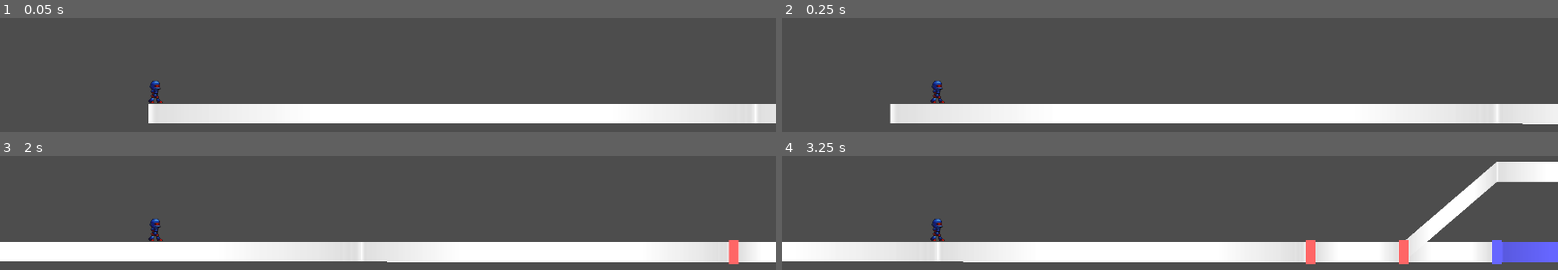
Above: before the commit, frames 1-4 (two rows, left to right).
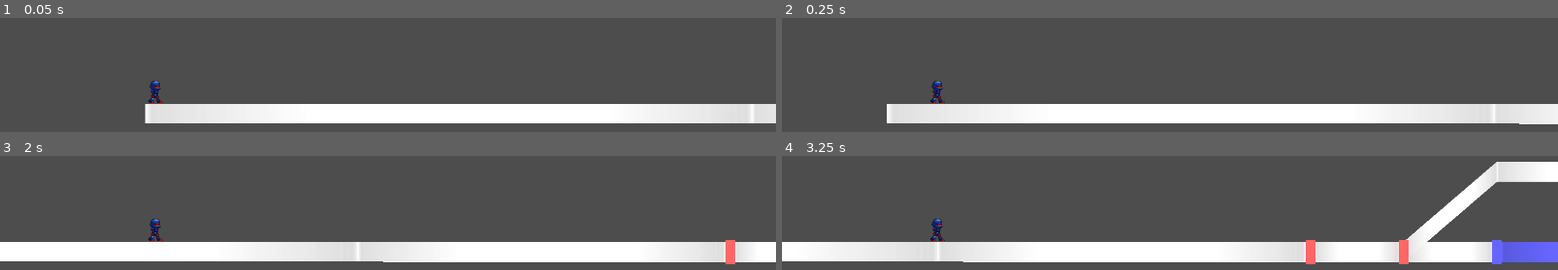
Above: after the commit, the same moments.

Repository: junu192857/Vexatonic-dash-2
Game: Godot game, scene res://Scenes/RhythmScene.tscn
Two runs of this game, one before a commit and one after it. Both use one fixed random seed, a clock stepped at 60 frames per second and the inputs below.
Inputs (mouse positions are in pixels of both pictures, inside the frame that each line leads up to):
- Up to frame 1 (0.05 s): no input
- Up to frame 2 (0.25 s): no input
- Up to frame 3 (2 s): tap Enter at 0.5 s; move the mouse to (558, 230) at 0.52 s; tap A (a) at 0.6 s; click (558, 230) at 0.67 s; tap D (d) at 0.8 s; drag from (outside the picture) to (outside the picture) at 1.27 s
- Up to frame 4 (3.25 s): move the mouse to (1247, 156) at 2.02 s; tap J (j) at 2.1 s; click (1247, 156) at 2.17 s; tap K (k) at 2.3 s; drag from (outside the picture) to (937, 186) at 2.77 s

The runs differ from the first frame. In frame 1, 0.1% of the frame differs, in the area x 18-98%, y 75-93%; in frame 2, 0.1%; in frame 3, 0.3%, in the area x 46-96%, y 73-95%; in frame 4, nothing differs.

Commit message:
롱노트 떼판 관련 버그수정

Diff:
--- a/vexatonic-dash-2/Scripts/Connector.gd
+++ b/vexatonic-dash-2/Scripts/Connector.gd
@@ -64,7 +64,6 @@
 	processed_polygon.z_index = 2
 	add_child(processed_polygon)
 	processed_polygon.visible = false
-	print("Made new polygon")
 
 # from_time~to_time 구간을 PROCESSED_COLORS로 칠함. 자식 Connector에 재귀 적용.
 func paint_range(from_time: float, to_time: float) -> void:
@@ -75,7 +74,6 @@
 
 	var local_start_x = clamp(Setting.get_posx_from_time(from_time - c_start_time), 0.0, data.length)
 	var local_end_x   = clamp(Setting.get_posx_from_time(to_time   - c_start_time), 0.0, data.length)
-	print("Go paint: %f, %f" % [local_start_x, local_end_x])
 	if local_end_x <= local_start_x or data.length <= Setting.EPSILON:
 		processed_polygon.visible = false
 	else:
--- a/vexatonic-dash-2/Scripts/LongNote.gd
+++ b/vexatonic-dash-2/Scripts/LongNote.gd
@@ -43,12 +43,13 @@
 func update_visual_polygon(time: float):
 	while (target_visual_connector != null and target_visual_connector.c_end_time < time):
 		target_visual_connector = find_child_connector()
-	target_visual_connector.make_new_polygon()
+	if (target_visual_connector):
+		target_visual_connector.make_new_polygon()
 
 func update_hold_visual(to_time: float) -> void:
 	var move_to_new_connector = false
 
-	if not is_holding_anyway():
+	if (not is_holding_anyway() or end_judged):
 		return
 
 	while (target_visual_connector != null and to_time > target_visual_connector.c_end_time):
@@ -62,12 +63,19 @@
 
 	if target_visual_connector == null or visual_finalized:
 		return
-	if end_judged:
-		target_visual_connector.paint_range(hold_paint_from, to_time)
-		visual_finalized = true
-		return
+
 	target_visual_connector.paint_range(hold_paint_from, to_time)
-	print("Try painting from %f, %f" % [hold_paint_from, to_time])
+
+func update_last_hold_visual():
+	while (target_visual_connector != null):
+		target_visual_connector.paint_range(hold_paint_from, target_visual_connector.c_end_time)
+		hold_paint_from = target_visual_connector.c_end_time
+		target_visual_connector = find_child_connector()
+		if (target_visual_connector != null):
+			target_visual_connector.make_new_polygon()
+	visual_finalized = true
+	return
+
 
 func find_child_connector():
 	var child_connector = null
--- a/vexatonic-dash-2/Scripts/RhythmManager.gd
+++ b/vexatonic-dash-2/Scripts/RhythmManager.gd
@@ -82,8 +82,6 @@
 	if (lane_index < levelData.lanes.size() and levelData.lanes[lane_index].get_start_time() < time):
 		place_character(levelData.lanes[lane_index])
 		lane_index += 1
-
-func _physics_process(delta):
 	for character in characters:
 		if character.set_character_position(time):
 			characters.erase(character)
@@ -93,6 +91,7 @@
 		holder.update_visuals(time)
 
 	camera.move(time)
+
 
 func sort_note_holders():
 	for holder in noteHolders:
--- a/vexatonic-dash-2/Scripts/Scripts_without_Node/NoteHolder.gd
+++ b/vexatonic-dash-2/Scripts/Scripts_without_Node/NoteHolder.gd
@@ -128,13 +128,13 @@
 			note.release_hold(is_left)
 			if time >= note.get_data().end_time - Note.WILD_MS and time <= note.get_data().end_time:
 				note.end_judged = true
-				if not note.is_hit: # 짧은 롱노트 대응
-					print("이거 실행은 되나요..??")
-					note.is_hit = true
-					note.spread_judgement(Note.Judgement.MISS, note)
+				#if not note.is_hit: # 짧은 롱노트 대응
+				#	print("이거 실행은 되나요..??")
+				#	note.is_hit = true
+				#	note.spread_judgement(Note.Judgement.MISS, note)
 				note.get_marker().process_color()
 				note.spread_judgement(Note.Judgement.VEXATONIC, note.get_marker())
-				#note.update_hold_visual(note.get_data().end_time)
+				note.update_last_hold_visual()
 	_advance_earliest_unprocessed()
 
 func move_to_next_note():
